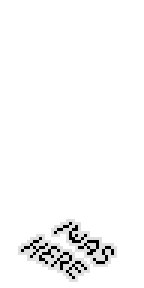
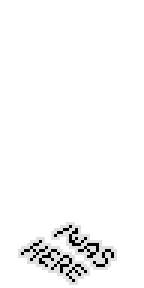
Comparing the layer stacks of the two 144x288 images. Changes:
painted on "Front copy #4" over (21, 222, 114, 282)
painted on "Front copy #5" over (18, 219, 117, 285)
